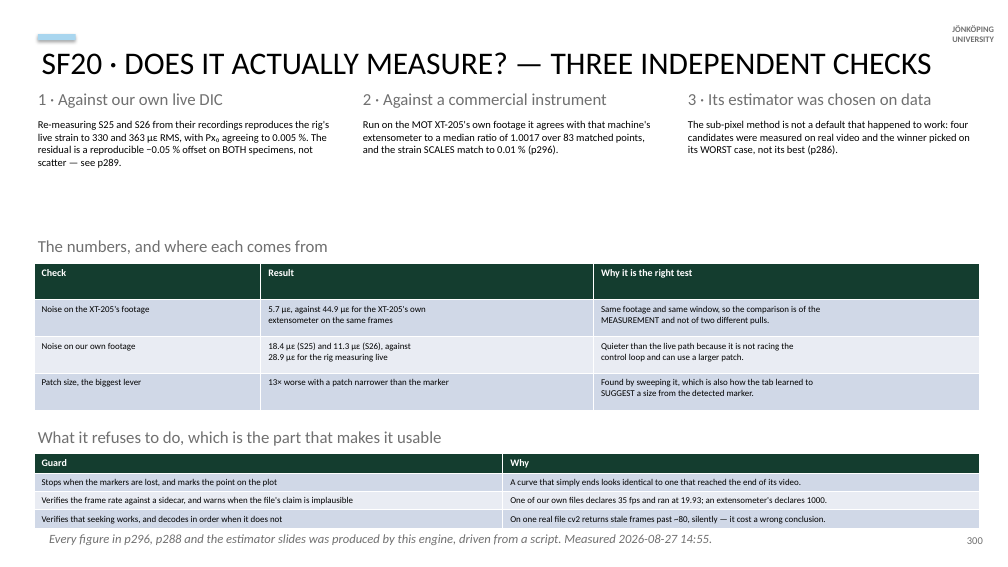
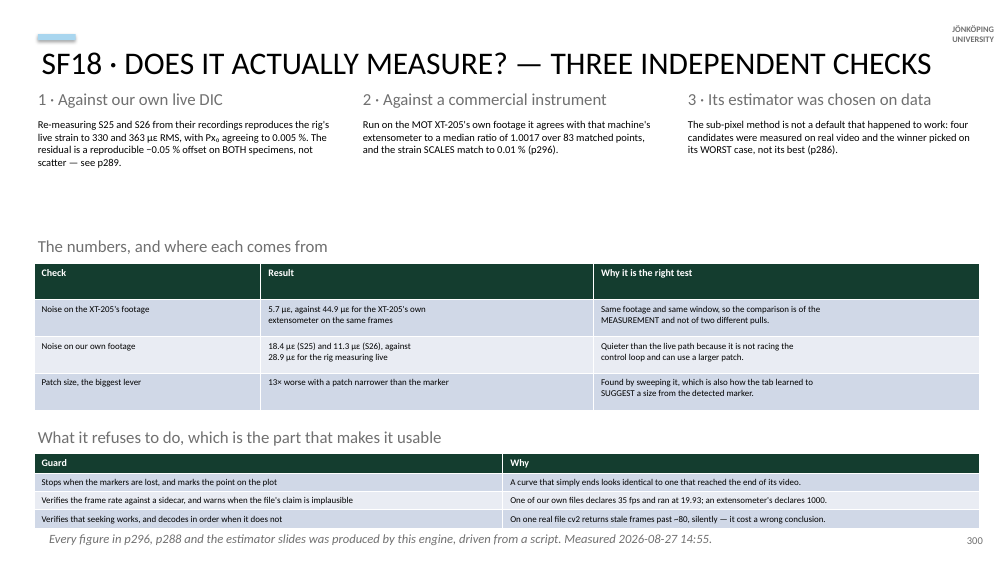
Before and after one commit to AdithyaSivakumar-3/UTM, a slide deck: slide 160 of documentation/decks/V6a_8_6_20_slides.pptx. Drawn at 1008x567 pixels with LibreOffice and Linux fonts; fonts in the diff are those of the drawing. Boxes give left, top, right and bottom in pixels: in the first picture for what was removed or moved away, otherwise in the second. Text is boxed around its words. In the diff, an @@ line names an element or a change of style, - is before the commit and + after.

```diff
--- a/documentation/decks/V6a_8_6_20_slides.pptx
+++ b/documentation/decks/V6a_8_6_20_slides.pptx
@@ text at <box>42,52,932,75</box>: text changed @@
-SF20 · DOES IT ACTUALLY MEASURE? — THREE INDEPENDENT CHECKS
+SF18 · DOES IT ACTUALLY MEASURE? — THREE INDEPENDENT CHECKS
```
Also in this commit, not shown: 13 other slides changed, 13 other files.
